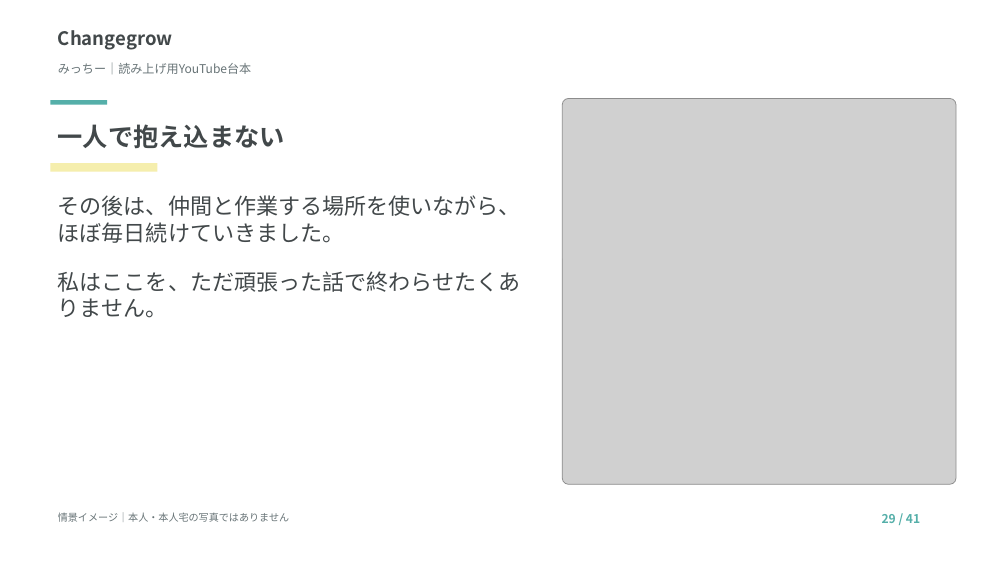
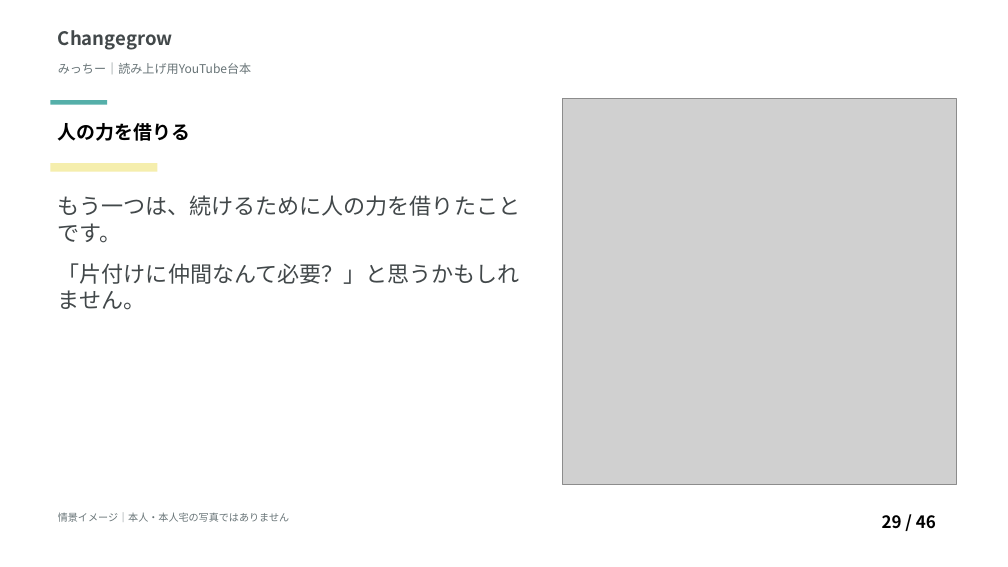
Before and after one commit to tanakayuc/static-pages, a slide deck: slide 29 of nakata-micchi-youtube-script/読み上げ台本.pptx. Drawn at 1008x567 pixels with LibreOffice and Linux fonts; fonts in the diff are those of the drawing; grey boxes stand for pictures. Boxes give left, top, right and bottom in pixels: in the first picture for what was removed or moved away, otherwise in the second. Text is boxed around its words. In the diff, an @@ line names an element or a change of style, - is before the commit and + after.

```diff
--- a/nakata-micchi-youtube-script/読み上げ台本.pptx
+++ b/nakata-micchi-youtube-script/読み上げ台本.pptx
@@ text at (58,123,190,141): text changed; size 24 to 18 pt; text colour #42484A to #000000; bold off @@
-一人で抱え込まない
+人の力を借りる
@@ text at (58,195,520,310): text changed @@
-その後は、仲間と作業する場所を使いながら、ほぼ毎日続けていきました。
-私はここを、ただ頑張った話で終わらせたくありません。
+もう一つは、続けるために人の力を借りたことです。
+「片付けに仲間なんて必要？」と思うかもしれません。
@@ text at (882,515,936,529): text changed; size 11.5 to 16.2 pt; text colour #55AFA9 to #000000; bold off @@
-29 / 41
+29 / 46
```
Also in this commit, not shown: 40 other slides changed, 5 slides added, 1 other file.
